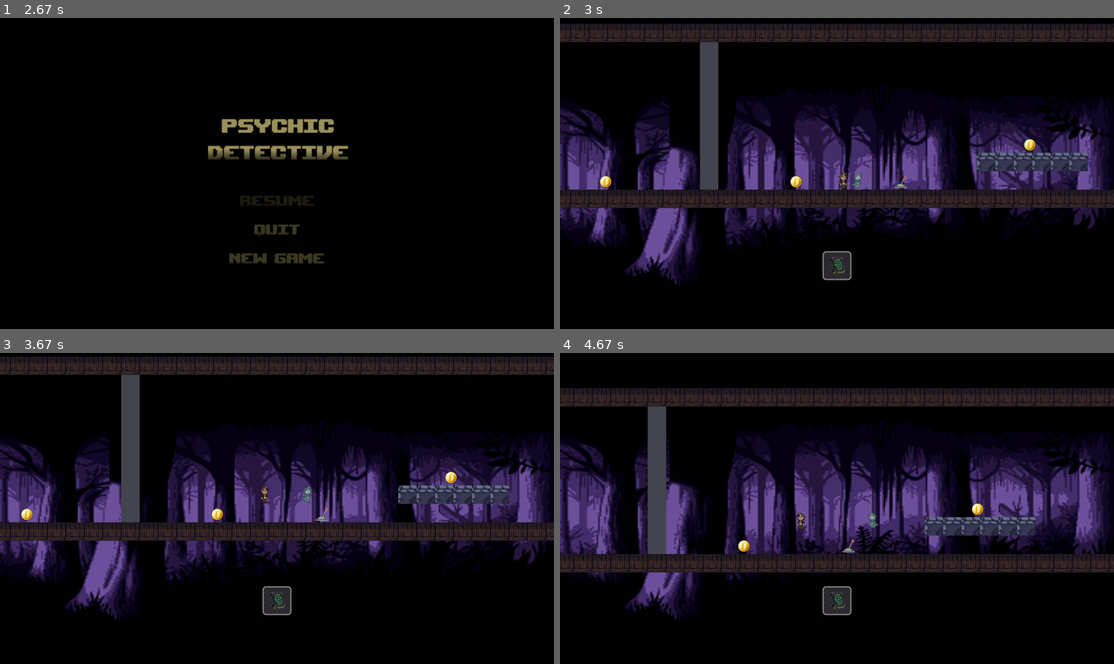
Above: before the commit, frames 1-4 (two rows, left to right).
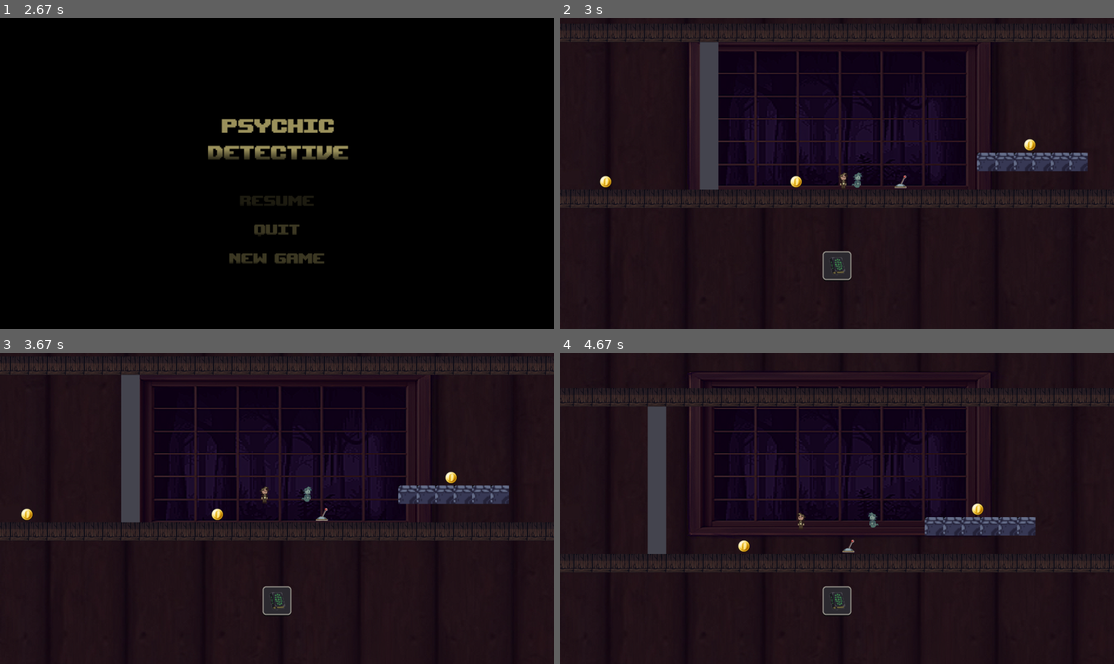
Above: after the commit, the same moments.

Repository: CS-321-Mystery-Inc/Murder-Mystery-pygame-
Game: pygame game, started from gameloop.py
Same seed, same stepped clock (60 frames per second), same inputs: the game is played once before the commit and once after it.
Inputs (mouse positions are in pixels of both pictures, inside the frame that each line leads up to):
- Up to frame 1 (2.67 s): type "2 (at the terminal prompt)" at 0 s; click (216, 195) at 0.38 s; click (454, 164) at 1.22 s; click (282, 195) at 1.55 s; click (105, 126) at 1.88 s; click (288, 67) at 2.55 s
- Up to frame 2 (3 s): click (809, 254) at 2.88 s
- Up to frame 3 (3.67 s): tap Space at 3.17, 3.57 s; hold Up from 3.5 s (still down); hold W from 3.5 s (still down)
- Up to frame 4 (4.67 s): release Up at 3.8 s; release W at 3.8 s; hold Right 3.83-4.3 s; hold D 3.83-4.3 s; tap Space at 3.9, 4.2, 4.4 s; hold Left from 4.33 s (still down); hold A from 4.33 s (still down)

Frame 1 is identical in both runs. In frame 2, 64% of the frame differs, in the area x 0-100%, y 0-100%; in frame 3, 64%; in frame 4, 66%.

Commit message:
added new bg for level 1

Diff:
--- a/gameloop.py
+++ b/gameloop.py
@@ -45,7 +45,7 @@
             'stone': load_images('tiles/stone'),
             'corporeal_player': load_image('entities/corporeal/corporeal_player.png'),
             'astral_player': load_image('entities/astral/astral_player.png'),
-            'background': load_image('background.png'),
+            'background': load_image('background5.png'),
             'floor': load_images('tiles/floor'),
             'corporeal/idle': Animation(load_images('entities/corporeal/idle'), img_dur=6),
             'corporeal/run': Animation(load_images('entities/corporeal/run'), img_dur=4),
Binary file added: data/images/background2.jpeg
Binary file added: data/images/background5.png
